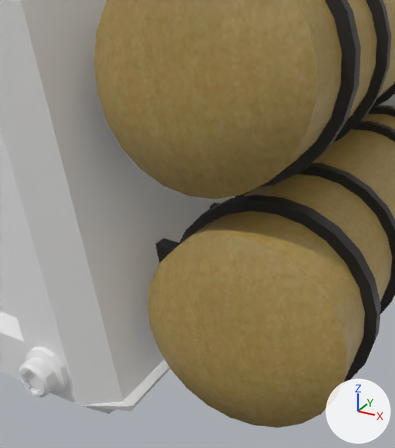
The Blender file Assets/GroundAssemblyLine.blend, before and after one commit.
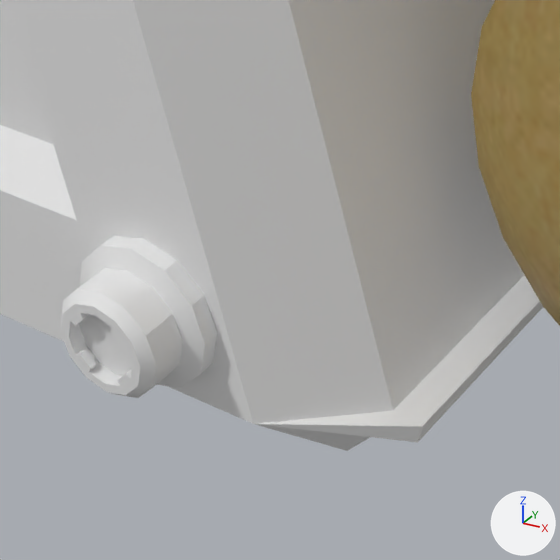
There are two pictures of each version: one from a 50 mm camera at (2.51, -5.597, 1.56) aimed at (1.409, -3.596, 0.559), one close up on the part from 0% to 44% of the width and 61% to 100% of the height. Every picture has the same lights, and +X, +Y and +Z are marked at lower right.

Before the edit, the objects in view are built like this:
```python
ob_fuel_plug = bpy.data.objects.new('fuel-plug', me_model_001)
ob_fuel_plug.parent = ob_groundassemblyline
ob_fuel_plug.location = (1.308, -3.865, -0.0145)
ob_fuel_plug.rotation_euler = (-3.142, -1.571, 0.0)  # degrees (-180, -90, 0)
ob_groundassemblyline = bpy.data.objects.new('GroundAssemblyLine', me_cube_001)
ob_groundassemblyline.location = (0.0, 0.0, 0.0)
ob_top_tank = bpy.data.objects.new('top-tank', me_cylinder_001)
ob_top_tank.parent = ob_groundassemblyline
ob_top_tank.location = (2.115, -2.02, 0.238)
ob_top_tank.rotation_euler = (-4.712, -1.769, 0.0)  # degrees (-270, -101, 0)
```
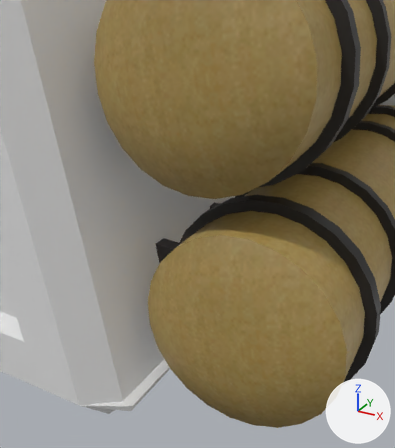
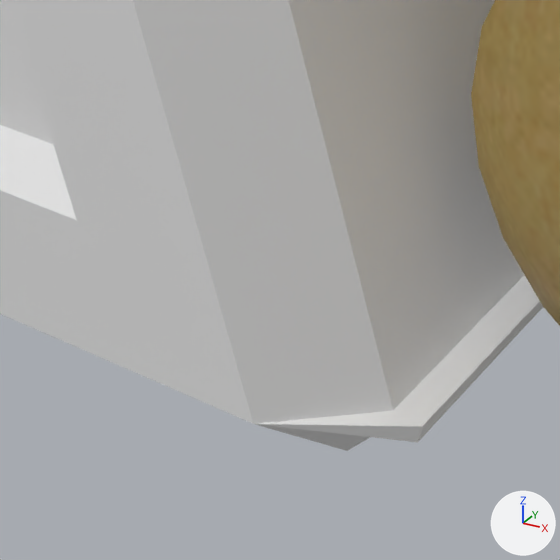
Changed parts and their boxes [x1, y1, x2, y2] in the close-ups (560 x 560 px):
```json
{"object": "fuel-plug", "change": "deleted", "before": [61, 236, 217, 398]}
```

Scene script edits in JSON lines:
```json
{"op": "remove", "block": "ob_fuel_plug", "code": ["ob_fuel_plug = bpy.data.objects.new('fuel-plug', me_model_001)", "ob_fuel_plug.parent = ob_groundassemblyline", "ob_fuel_plug.matrix_parent_inverse = Matrix(((1.0, 0.0, 0.0, -0.393), (0.0, 1.0, 0.0, -0.313), (0.0, 0.0, 1.0, -0.056), (0.0, 0.0, 0.0, 1.0)))", "ob_fuel_plug.location = (1.308, -3.865, -0.0145)", "ob_fuel_plug.rotation_euler = (-3.142, -1.571, 0.0)  # degrees (-180, -90, 0)", "_m = ob_fuel_plug.modifiers.new('Mirror', 'MIRROR')", "_m.use_axis = (False, False, True)"]}
{"op": "remove", "block": "ob_plugnode_001", "code": "ob_plugnode_001.parent = ob_fuel_plug"}
```
